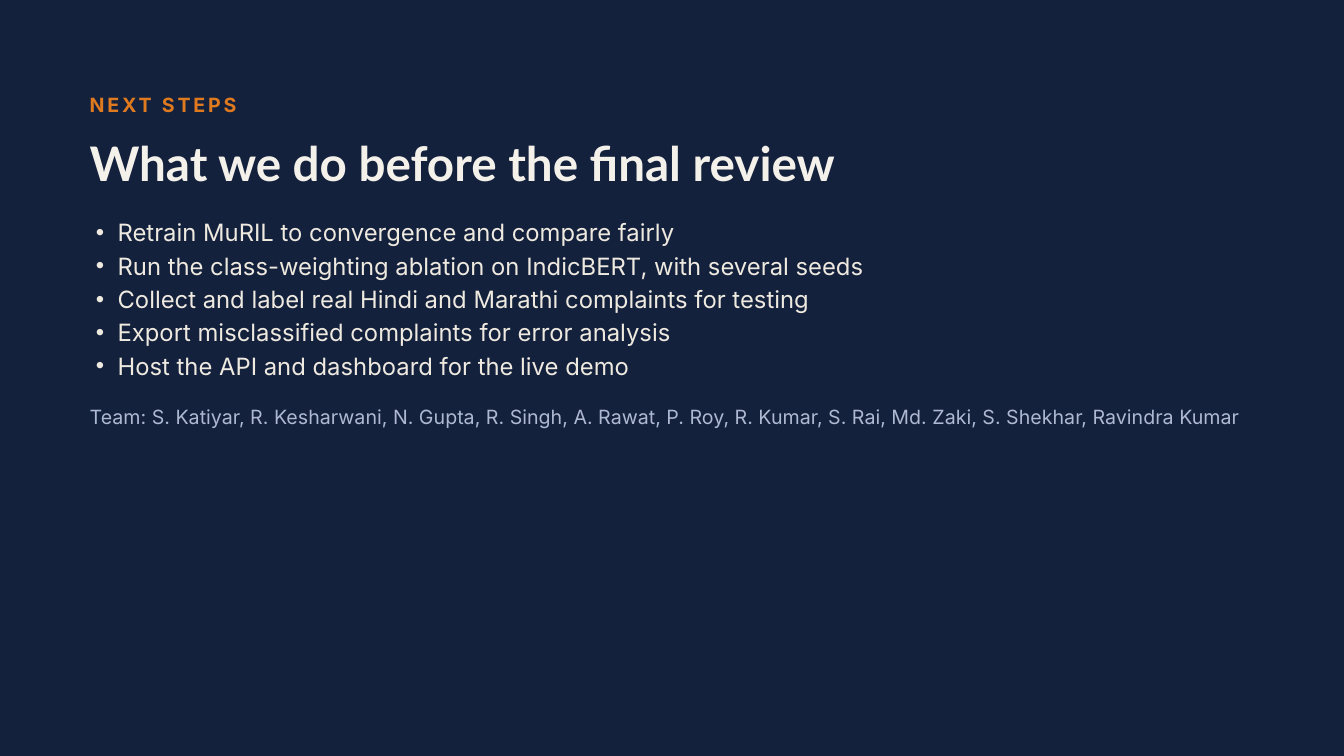
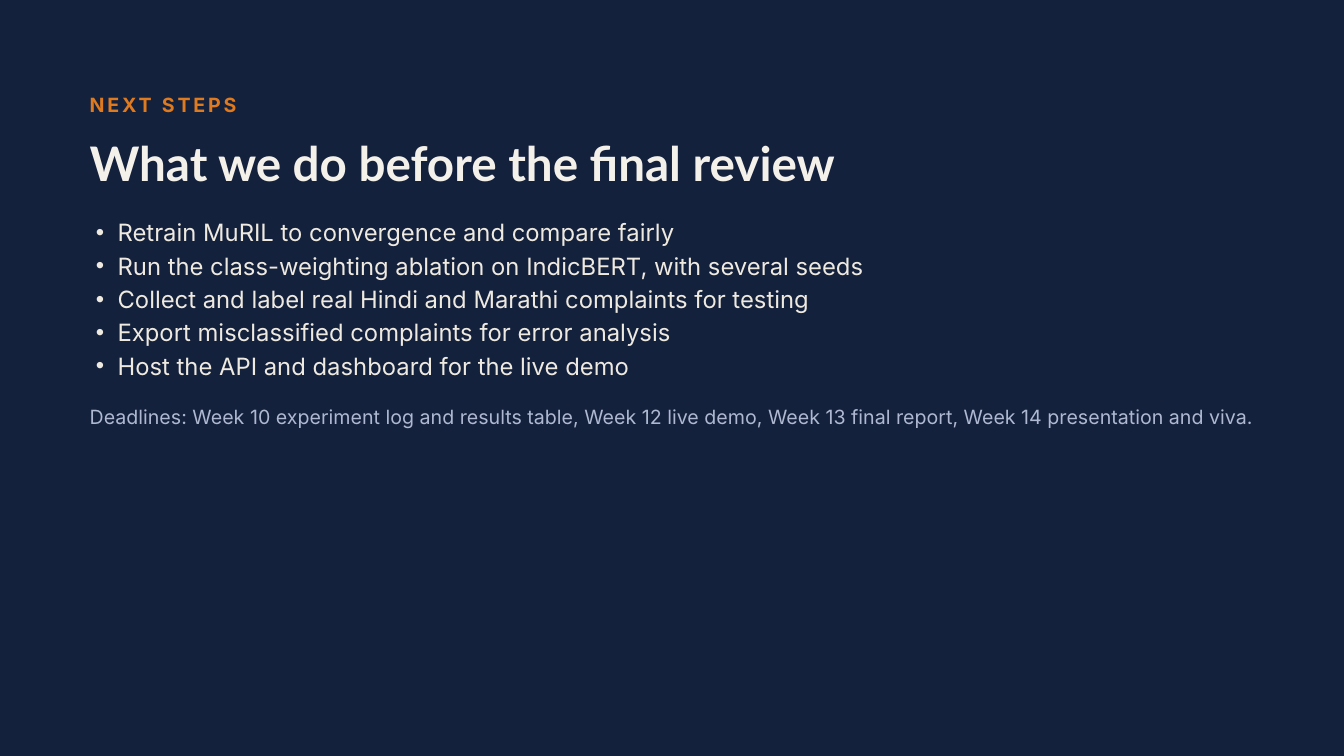
Before and after one commit to sam131725/public_grievenes, a slide deck: slide 23 of docs/slides/P8_Mid-term_Review.pptx (slide 10 before the commit). Drawn at 1344x756 pixels with LibreOffice and Linux fonts; fonts in the diff are those of the drawing. Boxes give left, top, right and bottom in pixels: in the first picture for what was removed or moved away, otherwise in the second. Text is boxed around its words. In the diff, an @@ line names an element or a change of style, - is before the commit and + after.

```diff
--- a/docs/slides/P8_Mid-term_Review.pptx
+++ b/docs/slides/P8_Mid-term_Review.pptx
@@ text at [90,409,1252,428]: text changed @@
-Team: S. Katiyar, R. Kesharwani, N. Gupta, R. Singh, A. Rawat, P. Roy, R. Kumar, S. Rai, Md. Zaki, S. Shekhar, Ravindra Kumar
+Deadlines: Week 10 experiment log and results table, Week 12 live demo, Week 13 final report, Week 14 presentation and viva.
```
Also in this commit, not shown: 13 slides added.
